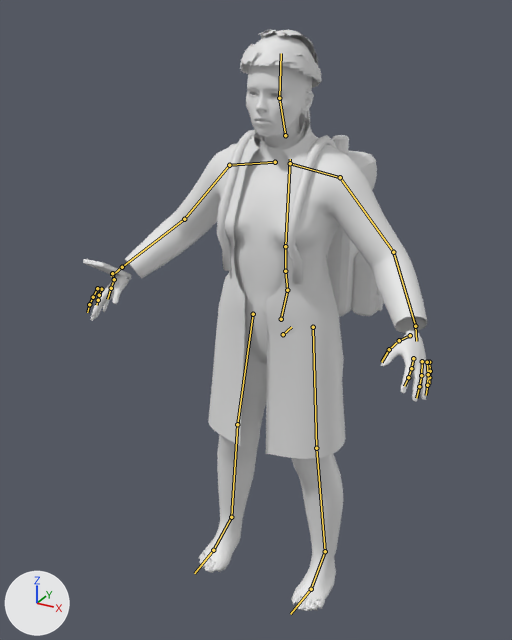
An edit to the glTF model assets/models/lab_ref/ref_elena_mpfb.glb, drawn before and after from the same camera.
Before and after are seen from a 50 mm camera at (0.876, -1.766, 1.775) aimed at (-0.041, -0.098, 0.94). Lighting does not change. The marker at lower left points along +X, +Y and +Z. The first picture is the older version. The bones that change, and the others that lie on the model, are drawn over the model as lines.

Objects in the first picture: 'Aster', 'Backpack', 'Elena_Base', 'Elena_Boots', 'Elena_Coat', 'Elena_Hair', 'Elena_HairCards', 'Elena_Knit', 'Elena_Strap_L', 'Elena_Strap_R', 'Elena_Trousers'.
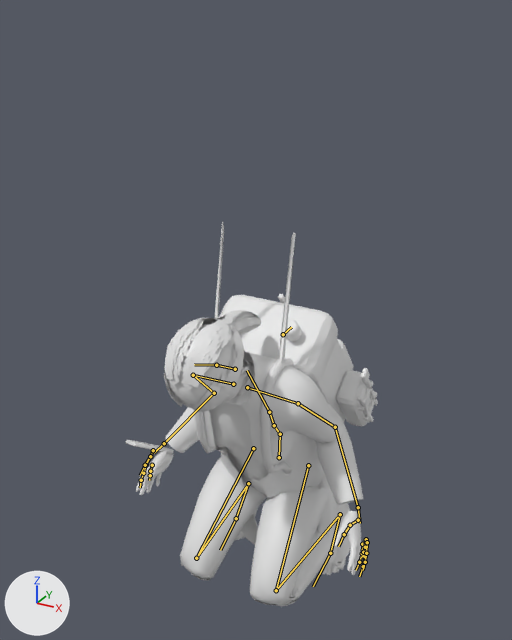
The newer file adds an action. The first version stands in its rest pose; the second is drawn at frame 18 of the action 'caught'.

What differs and where, as boxes [x1, y1, x2, y2] in the pictures (512 x 640 px):
'Elena_Coat', posed (34% narrower)
    before: [125, 118, 427, 459]
    after: [165, 240, 363, 566]
'Elena_Trousers', posed (18% wider, 21% shorter)
    before: [217, 308, 341, 497]
    after: [180, 457, 327, 607]
'Backpack', posed
    before: [326, 135, 385, 317]
    after: [219, 294, 378, 426]
'Elena_Knit', posed
    before: [234, 113, 305, 315]
    after: [209, 222, 296, 482]
'Elena_Base', posed
    before: [90, 65, 429, 402]
    after: [136, 364, 362, 575]
'Elena_Boots', posed
    before: [199, 445, 343, 611]
    after: [191, 505, 350, 606]
'Elena_HairCards', posed
    before: [240, 29, 322, 120]
    after: [164, 310, 261, 412]
'Elena_Strap_L', posed
    before: [285, 135, 336, 284]
    after: [260, 358, 293, 475]
'Elena_Hair', posed
    before: [246, 34, 317, 84]
    after: [168, 324, 231, 407]
'Elena_Strap_R', posed
    before: [217, 129, 261, 271]
    after: [194, 410, 229, 455]
'Aster', posed (30% shorter)
    before: [83, 259, 131, 278]
    after: [126, 440, 174, 453]
'emit_aster', posed (not visible before)
    after: [136, 441, 166, 448]
bone 'pelvis', root to tip
    before: (281, 319) to (287, 290)
    after: (279, 457) to (280, 434)
bone 'spine_03', root to tip
    before: (285, 246) to (290, 159)
    after: (269, 412) to (247, 370)
bone 'upperarm_l', root to tip
    before: (340, 177) to (393, 252)
    after: (298, 403) to (335, 427)
bone 'lowerarm_l', root to tip
    before: (393, 252) to (415, 326)
    after: (335, 427) to (358, 507)
bone 'upperarm_r', root to tip
    before: (229, 165) to (184, 219)
    after: (193, 375) to (214, 393)
bone 'lowerarm_r', root to tip
    before: (184, 219) to (122, 267)
    after: (214, 393) to (164, 443)
bone 'head', root to tip
    before: (279, 98) to (281, 53)
    after: (216, 365) to (194, 364)
bone 'thigh_l', root to tip
    before: (313, 327) to (316, 448)
    after: (308, 465) to (276, 590)
bone 'calf_l', root to tip
    before: (316, 448) to (325, 551)
    after: (276, 590) to (340, 514)
bone 'foot_l', root to tip
    before: (325, 551) to (311, 589)
    after: (340, 514) to (330, 553)
bone 'thigh_r', root to tip
    before: (253, 314) to (237, 424)
    after: (253, 448) to (196, 558)
bone 'calf_r', root to tip
    before: (237, 424) to (231, 517)
    after: (196, 558) to (248, 483)
bone 'foot_r', root to tip
    before: (231, 517) to (213, 550)
    after: (248, 483) to (236, 518)

The edits, one by one:
Bone 'pelvis' (bone_pelvis) moves from (0.0, 0.0, 0.0) to (0.0, -0.447, -0.217).
Bone 'pelvis' (bone_pelvis) turns from (0, 0, 0) to (24, 0, 0) degrees about its own x, y and z.
Bone 'spine_03' (bone_spine_03) turns from (0, 0, 0) to (14, 0, 0) degrees about its own x, y and z.
Bone 'upperarm_l' (bone_upperarm_l) turns from (0, 0, 0) to (-11, 1, -32) degrees about its own x, y and z.
Bone 'lowerarm_l' (bone_lowerarm_l) turns from (0, 0, 0) to (35, -30, 13) degrees about its own x, y and z.
Bone 'upperarm_r' (bone_upperarm_r) turns from (0, 0, 0) to (-11, -1, 32) degrees about its own x, y and z.
Bone 'lowerarm_r' (bone_lowerarm_r) turns from (0, 0, 0) to (35, 30, -13) degrees about its own x, y and z.
Bone 'head' (bone_head) turns from (0, 0, 0) to (30, 0, 0) degrees about its own x, y and z.
Bone 'thigh_l' (bone_thigh_l) turns from (0, 0, 0) to (-62, 9, 29) degrees about its own x, y and z.
Bone 'calf_l' (bone_calf_l) turns from (0, 0, 0) to (136, 4, 9) degrees about its own x, y and z.
Bone 'foot_l' (bone_foot_l) turns from (0, 0, 0) to (-65, -5, -3) degrees about its own x, y and z.
Bone 'thigh_r' (bone_thigh_r) turns from (0, 0, 0) to (-62, -9, -29) degrees about its own x, y and z.
Bone 'calf_r' (bone_calf_r) turns from (0, 0, 0) to (136, -4, -9) degrees about its own x, y and z.
Bone 'foot_r' (bone_foot_r) turns from (0, 0, 0) to (-65, 5, 3) degrees about its own x, y and z.
